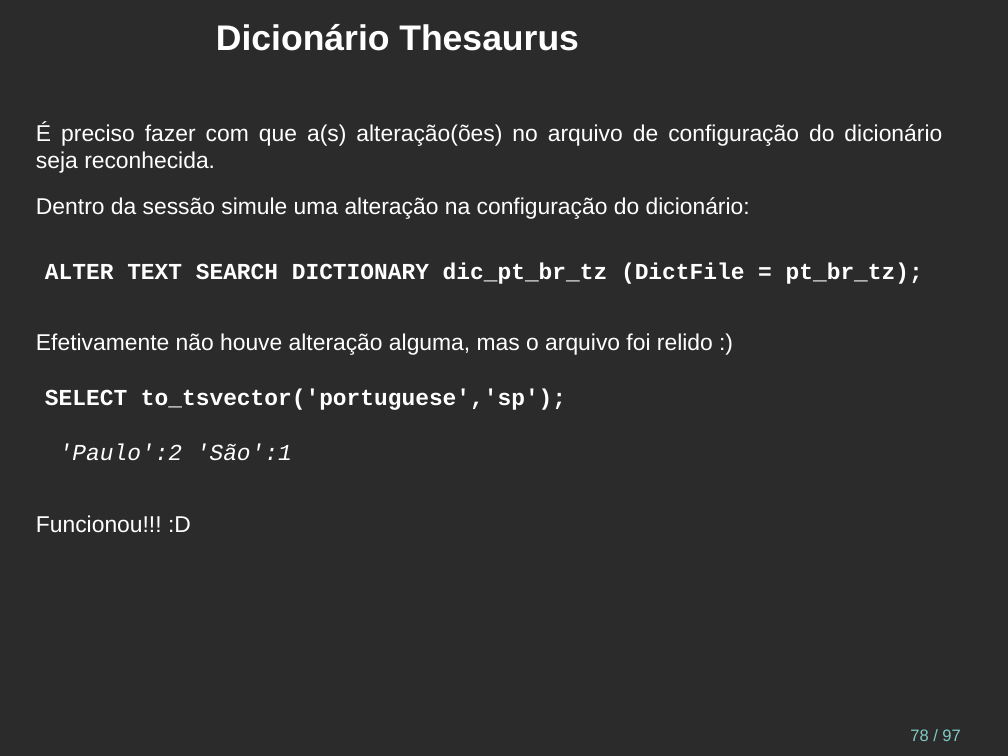
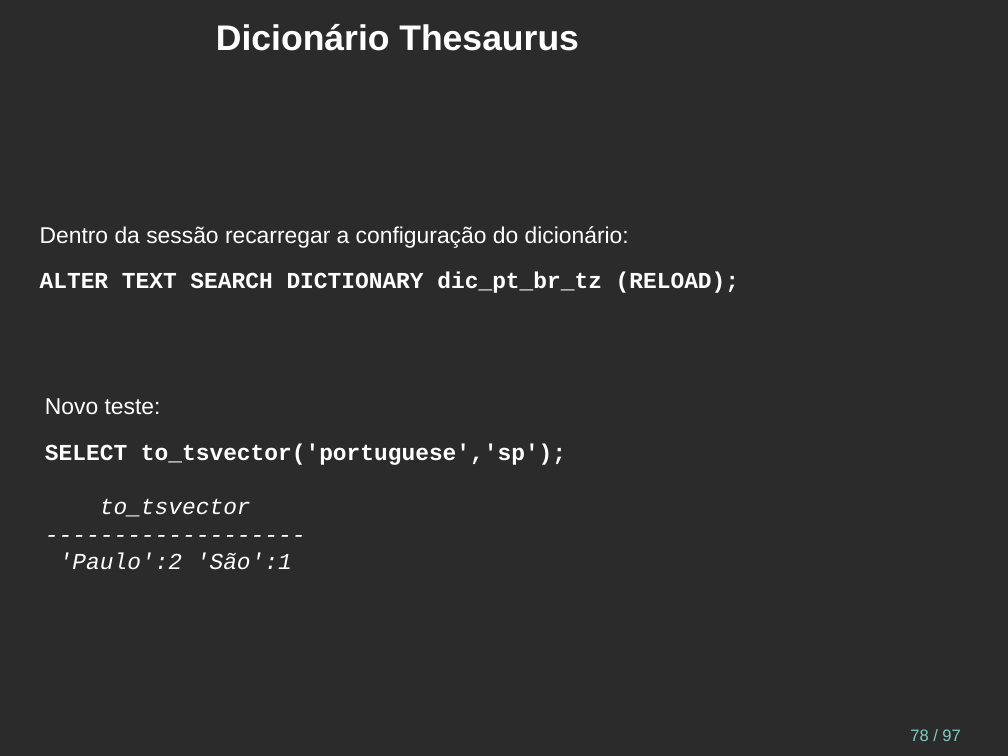
Before and after one commit to juliano777/db_fts, a slide deck: slide 78 of fts_pt-br.odp. Drawn at 1008x756 pixels with LibreOffice and Linux fonts; fonts in the diff are those of the drawing; background and template pictures are left out; a plain dark background stands for a picture behind light text. Boxes give left, top, right and bottom in pixels: in the first picture for what was removed or moved away, otherwise in the second. Text is boxed around its words. In the diff, an @@ line names an element or a change of style, - is before the commit and + after.

```diff
--- a/fts_pt-br.odp
+++ b/fts_pt-br.odp
@@ text removed at (36, 123, 942, 533) @@
-É preciso fazer com que a(s) alteração(ões) no arquivo de configuração do dicionário seja reconhecida.
-Dentro da sessão simule uma alteração na configuração do dicionário:
-Efetivamente não houve alteração alguma, mas o arquivo foi relido :)
-Funcionou!!! :D
@@ text at (40, 226, 739, 293): text changed; font Courier New to Arial; bold off @@
-ALTER TEXT SEARCH DICTIONARY dic_pt_br_tz (DictFile = pt_br_tz);
+Dentro da sessão recarregar a configuração do dicionário:
+ALTER TEXT SEARCH DICTIONARY dic_pt_br_tz (RELOAD);
@@ text "Novo teste:": place and size @@
-text "Novo teste:" at (45, 388, 566, 460)
+text "Novo teste:" at (45, 398, 566, 569)
@@ text at (45, 398, 161, 415): paragraph added @@
+Novo teste:
@@ text at (100, 498, 251, 517): paragraphs added @@
+to_tsvector
+-------------------
```
Also in this commit, not shown: 13 other slides changed, 6 other files.
